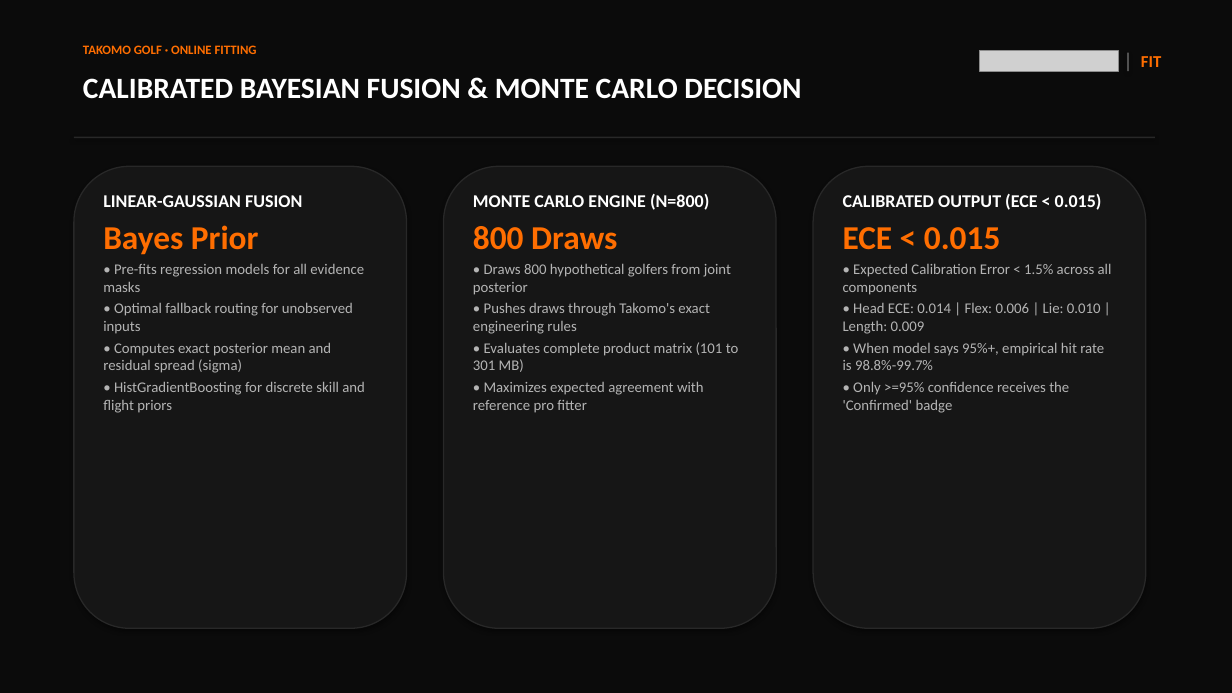
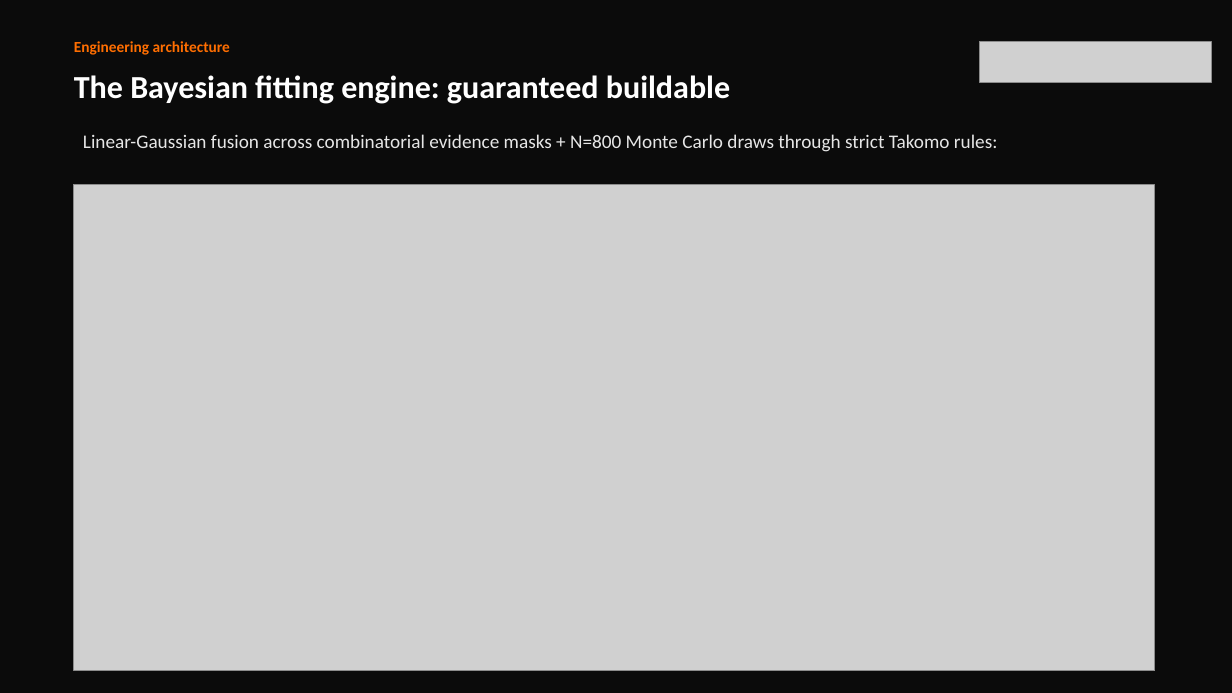
Before and after one commit to 0xMuluh/takomo-fit, a slide deck: slide 6 of docs/presentation/Takomo_Pocket_Fitter_Finals.pptx. Drawn at 1232x693 pixels with LibreOffice and Linux fonts; fonts in the diff are those of the drawing; grey boxes stand for pictures. Boxes give left, top, right and bottom in pixels: in the first picture for what was removed or moved away, otherwise in the second. Text is boxed around its words. In the diff, an @@ line names an element or a change of style, - is before the commit and + after.

```diff
--- a/docs/presentation/Takomo_Pocket_Fitter_Finals.pptx
+++ b/docs/presentation/Takomo_Pocket_Fitter_Finals.pptx
@@ text at [74,41,230,55]: text changed; size 10 to 12 pt @@
-TAKOMO GOLF · ONLINE FITTING
+Engineering architecture
@@ picture: place and size @@
-picture at [980,51,1118,71]
+picture at [980,42,1212,82]
@@ rectangle removed at [1128,53,1128,71] @@
@@ text removed at [1141,56,1161,67] @@
-FIT
@@ text at [74,75,730,104]: text changed; size 23 to 25 pt @@
-CALIBRATED BAYESIAN FUSION & MONTE CARLO DECISION
+The Bayesian fitting engine: guaranteed buildable
@@ rectangle removed at [74,137,1155,138] @@
@@ text added at [83,134,997,152], 15 pt, text #E6E6E6 @@
+Linear-Gaussian fusion across combinatorial evidence masks + N=800 Monte Carlo draws through strict Takomo rules:
@@ rounded rectangle removed at [74,166,407,628] @@
@@ rounded rectangle removed at [444,166,776,628] @@
@@ rounded rectangle removed at [813,166,1146,628] @@
@@ picture added at [74,185,1155,671] @@
@@ text removed at [103,195,365,413] @@
-LINEAR-GAUSSIAN FUSION
-Bayes Prior
-• Pre-fits regression models for all evidence masks
-• Optimal fallback routing for unobserved inputs
-• Computes exact posterior mean and residual spread (sigma)
-• HistGradientBoosting for discrete skill and flight priors
@@ text removed at [473,194,739,413] @@
-MONTE CARLO ENGINE (N=800)
-800 Draws
-• Draws 800 hypothetical golfers from joint posterior
-• Pushes draws through Takomo's exact engineering rules
-• Evaluates complete product matrix (101 to 301 MB)
-• Maximizes expected agreement with reference pro fitter
@@ text removed at [843,194,1112,413] @@
-CALIBRATED OUTPUT (ECE < 0.015)
-ECE < 0.015
-• Expected Calibration Error < 1.5% across all components
-• Head ECE: 0.014 | Flex: 0.006 | Lie: 0.010 | Length: 0.009
-• When model says 95%+, empirical hit rate is 98.8%-99.7%
-• Only >=95% confidence receives the 'Confirmed' badge
```
Also in this commit, not shown: 9 slides added, 9 slides removed, 9 other files.
